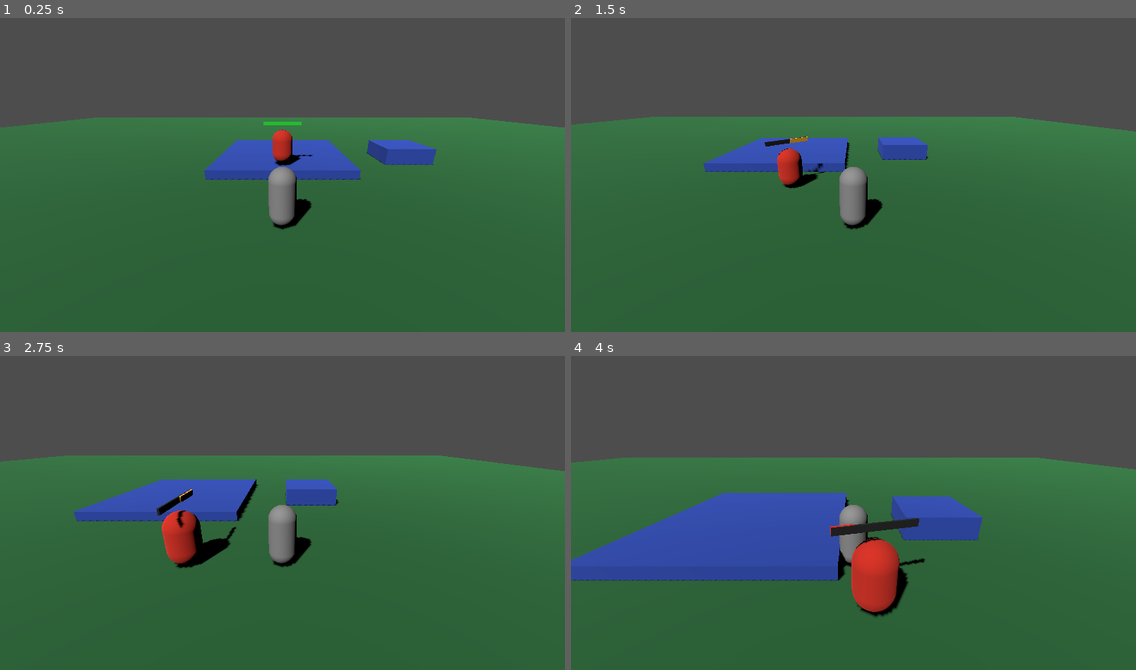
Above: before the commit, frames 1-4 (two rows, left to right).
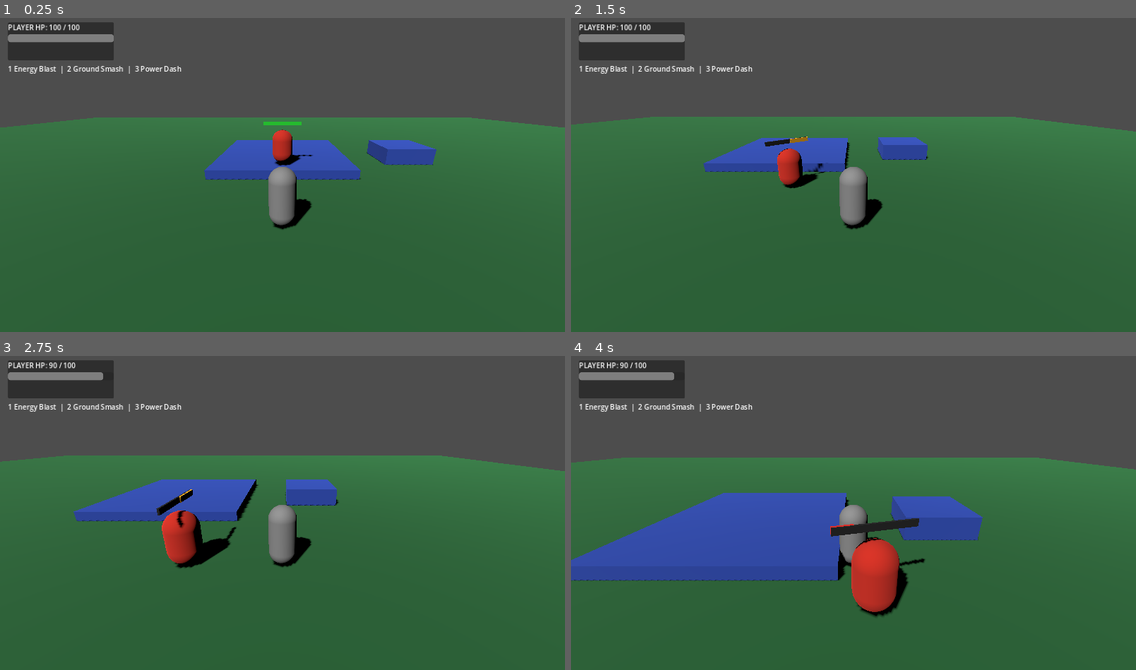
Above: after the commit, the same moments.

Repository: arasamuthu7-maker/Ultimate-Power-
Game: Godot game, scene res://Main.tscn
Two runs of this game, one before a commit and one after it. Both use one fixed random seed, a clock stepped at 60 frames per second and the inputs below.
Inputs:
- Up to frame 1 (0.25 s): no input
- Up to frame 2 (1.5 s): tap Enter at 0.5 s; hold Right (ui_right) 0.53-1.28 s; tap 1 at 0.6 s; hold Down (ui_down) from 1.28 s (still down); tap 2 at 1.35 s
- Up to frame 3 (2.75 s): release Down (ui_down) at 2.03 s; hold Right (ui_right) from 2.03 s (still down); tap 3 at 2.1 s
- Up to frame 4 (4 s): release Right (ui_right) at 2.78 s; hold Up (ui_up) 2.78-3.53 s; tap 1 at 2.85 s; hold Left (ui_left) from 3.53 s (still down); tap 2 at 3.6 s

The runs differ from the first frame. In frame 1, 2.4% of the frame differs, in the area x 1-33%, y 1-18%; in frame 2, 2.4%; in frame 3, 2.5%; in frame 4, 2.5%.

Commit message:
Connect health HUD and enemy respawning to world

Diff:
--- a/Main.tscn
+++ b/Main.tscn
@@ -1,9 +1,11 @@
-[gd_scene load_steps=14 format=3]
+[gd_scene load_steps=16 format=3]
 
 [ext_resource type="Script" path="res://Player.gd" id="1_player"]
 [ext_resource type="PackedScene" path="res://Enemy.tscn" id="2_enemy"]
 [ext_resource type="Script" path="res://CombatController.gd" id="3_combat"]
 [ext_resource type="Script" path="res://PlayerHealth.gd" id="4_health"]
+[ext_resource type="Script" path="res://GameHUD.gd" id="5_hud"]
+[ext_resource type="Script" path="res://EnemySpawner.gd" id="6_spawner"]
 
 [sub_resource type="PlaneMesh" id="PlaneMesh_ground"]
 size = Vector2(80, 80)
@@ -89,8 +91,11 @@
 [node name="CombatController" type="Node" parent="."]
 script = ExtResource("3_combat")
 
-[node name="Enemy" parent="." instance=ExtResource("2_enemy")]
-position = Vector3(0, 0.9, -6)
+[node name="EnemySpawner" type="Node3D" parent="."]
+script = ExtResource("6_spawner")
+
+[node name="GameHUD" type="CanvasLayer" parent="."]
+script = ExtResource("5_hud")
 
 [node name="Camera3D" type="Camera3D" parent="Player"]
 position = Vector3(0, 3, 6)
